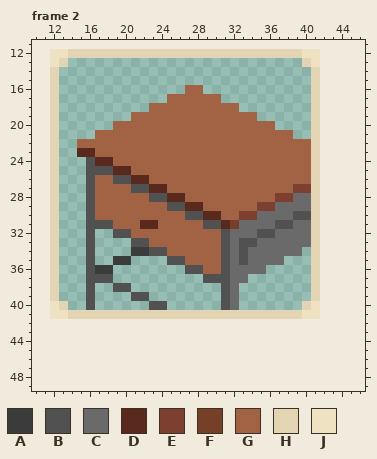
Two versions of one pixel-art file, Assets/Sprites/Environment/Options/Furniture/.BedsideTableOption.aseprite. The picture above is the old version.
30x30 pixels, 3 frames. Colours within 5 levels of each other are drawn and written as one. Shown: frame 2: x 10..46, y 11..49. The old version is drawn lined up with the new one, on the new canvas. The commit also changed other frames, which this record leaves out.
Visible layers, top first: "Border", "Layer 1".
Palette (. is transparent): A #3b3b3b  B #515151  C #6a6a6a  D #59291d  E #7d3f30  F #754027  G #a26345  H #e3d5b3  J #eee2c3
Pixels before, frame 2, first column x 12:
12 JJHHHHHHHHHHHHHHHHHHHHHHHHHHJJ
13 JH..........................HJ
14 H............................H
15 H............................H
16 H..............GG............H
17 H............GGGGGG..........H
18 H..........GGGGGGGGGG........H
19 H........GGGGGGGGGGGGGG......H
20 H......GGGGGGGGGGGGGGGGGG....H
21 H....GGGGGGGGGGGGGGGGGGGGGG..H
22 H..GGGGGGGGGGGGGGGGGGGGGGGGGGH
23 H..DDGGGGGGGGGGGGGGGGGGGGGGGGH
24 H...BDDGGGGGGGGGGGGGGGGGGGGGGH
25 H...BBBDDGGGGGGGGGGGGGGGGGGGGH
26 H...BGGBBDDGGGGGGGGGGGGGGGGGGH
27 H...BGGGGBBDDGGGGGGGGGGGGGGEEH
28 H...BGGGGGGBBDDGGGGGGGGGGEECCH
29 H...BGGGGGGGGBBDDGGGGGGEECCCCH
30 H...BGGGGGGGGGGBBDDGGEECCCCBBH
31 H...BBBGGGDDGGGGGBBDFCCCCBBCCH
32 H...B..BBGGGGGGGGGGBCCCBBCCCCH
33 H...B....BBGGGGGGGGBCBBCCCCCCH
34 H...B....AABBGGGGGGBCBCCCCCC.H
35 H...B..AA....BBGGGGBCBCCCC...H
36 H...BAA........BBGGBCCCC.....H
37 H...BBB..........BBBCC.......H
38 H...B..BB..........BC........H
39 H...B....BB........BC........H
40 JH..B......BB......BC.......HJ
41 JJHHHHHHHHHHHHHHHHHHHHHHHHHHJJ
Now the later version:
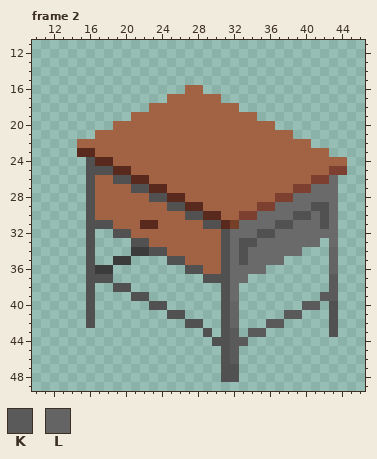
Colours new in this view: K #5a5a5a  L #646464
Edits made:
canvas 30x30 -> 60x60, the old top-left corner now at 12,12
Changed rows in their new state; - is an unchanged pixel.
Frame 2:
first column x 12:
12 ..............................---
13 ..--------------------------..---
14 .----------------------------.---
15 .----------------------------.---
16 .----------------------------.---
17 .----------------------------.---
18 .----------------------------.---
19 .----------------------------.---
20 .----------------------------.---
21 .----------------------------.---
22 .----------------------------.---
23 .----------------------------GG--
24 .----------------------------GGGG
25 .----------------------------GGEE
26 .----------------------------EEC-
27 .----------------------------CCC-
28 .----------------------------CCC-
29 .----------------------------BBC-
30 .----------------------------CBC-
31 .----------------------------CBC-
32 .----------------------------CCC-
33 .----------------------------C-C-
34 .----------------------------.-L-
35 .----------------------------.-L-
36 .----------------------------.-L-
37 .----------------------------.-K-
38 .----------------------------.-K-
39 .----------------------------.KK-
40 ..------------------L-------KK-B-
41 ....B........BB....BL.....KK..-B-
42 ----B----------BB--BL---KK-----B-
43 -----------------B-BK-KK-------B-
44 ------------------BBKK-----------
45 -------------------BK------------
46 -------------------BK------------
47 -------------------BB------------
48 -------------------BB------------
Where, in picture pixels (left, top, right, bottom), the same in both pictures:
changed: (50, 49, 347, 382)
